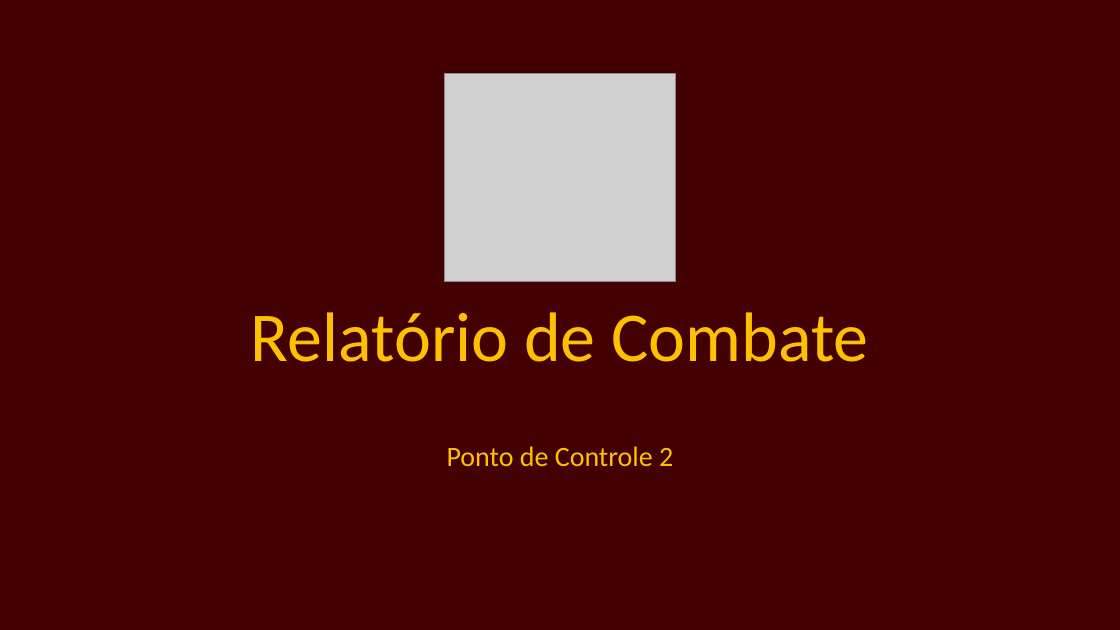
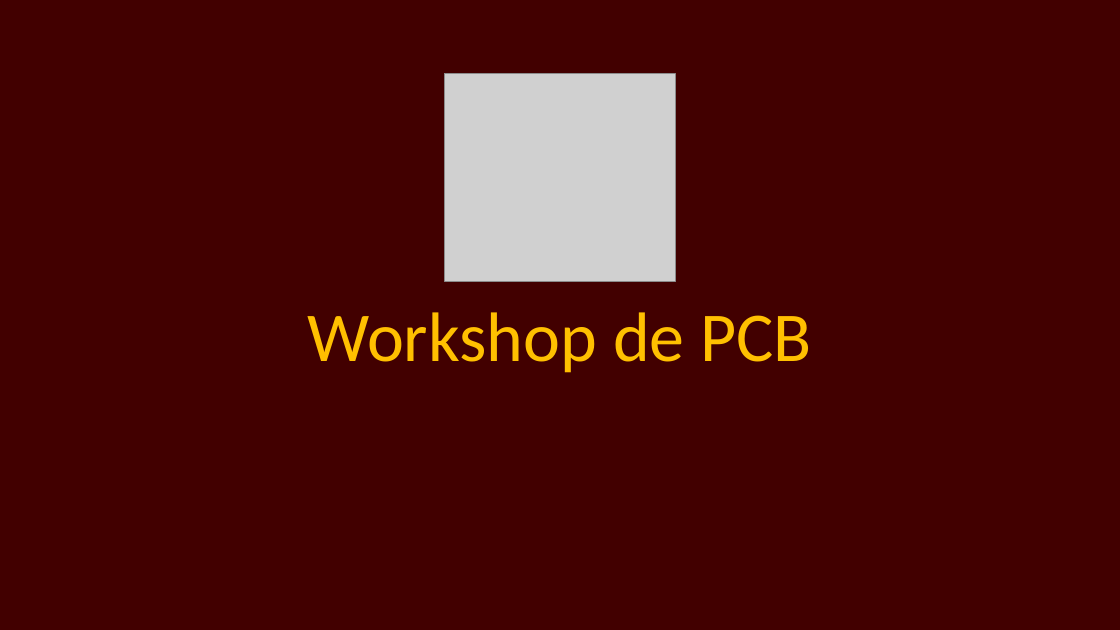
Before and after one commit to arthursgonzaga/Titans, a slide deck: slide 1 of Producao/Combate_1kg/Relatorio_combate_1,36kg.pptx. Drawn at 1120x630 pixels with LibreOffice and Linux fonts; fonts in the diff are those of the drawing; grey boxes stand for pictures. Boxes give left, top, right and bottom in pixels: in the first picture for what was removed or moved away, otherwise in the second. Text is boxed around its words. In the diff, an @@ line names an element or a change of style, - is before the commit and + after.

```diff
--- a/Producao/Combate_1kg/Relatorio_combate_1,36kg.pptx
+++ b/Producao/Combate_1kg/Relatorio_combate_1,36kg.pptx
@@ title at [308, 312, 811, 373]: text changed @@
-Relatório de Combate
+Workshop de PCB
@@ subtitle removed at [447, 446, 673, 466] @@
-Ponto de Controle 2
```
Also in this commit, not shown: 1 slide added, 3 slides removed, 11 other files.
